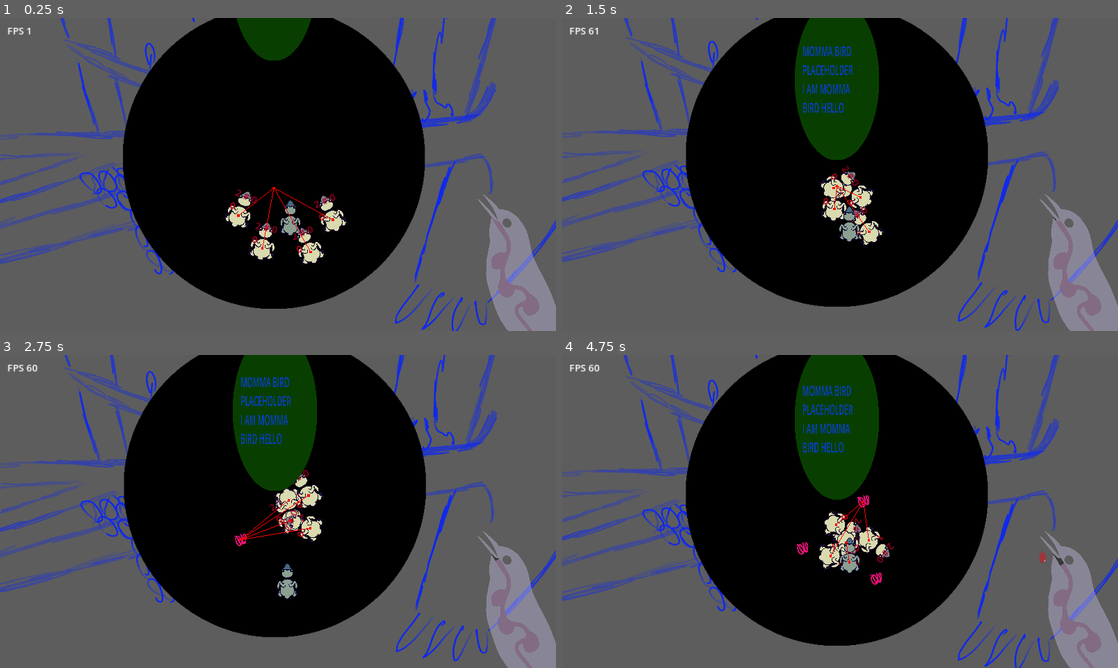
Above: before the commit, frames 1-4 (two rows, left to right).
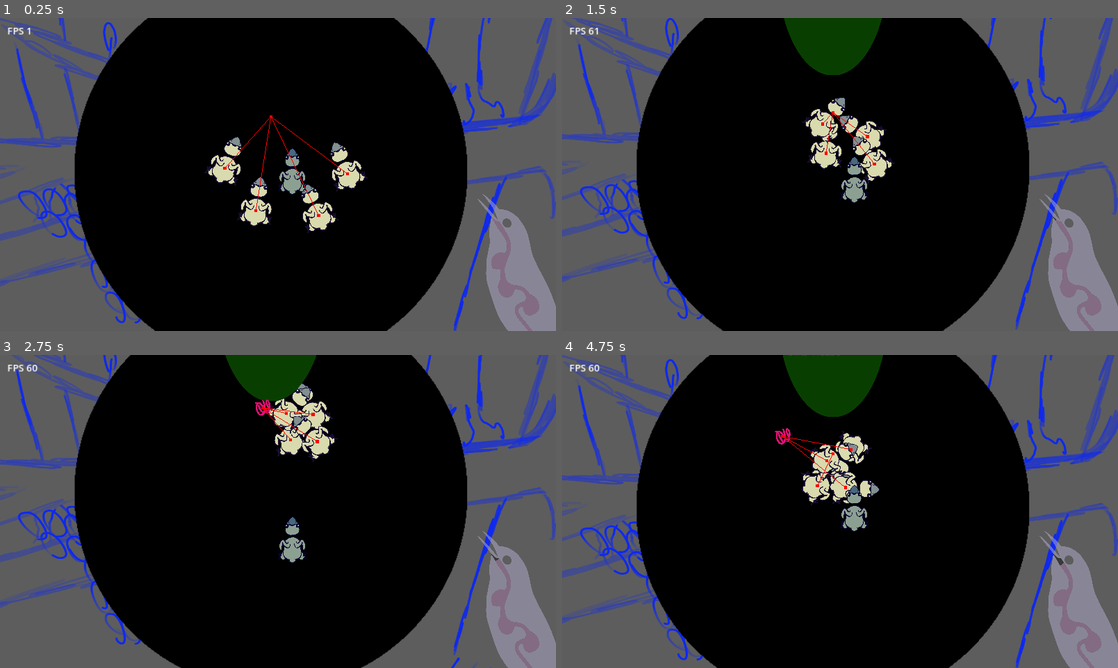
Above: after the commit, the same moments.

Repository: WilliamAalund/Brood-Feud
Game: Godot game, scene res://Levels/Main Level.tscn
Two runs of this game, one before a commit and one after it. Both use one fixed random seed, a clock stepped at 60 frames per second and the inputs below. The engine's default icon, where the game draws it, is replaced by a stand-in: a white triangle on a blue panel in a dark square.
Inputs (mouse positions are in pixels of both pictures, inside the frame that each line leads up to):
- Up to frame 1 (0.25 s): no input
- Up to frame 2 (1.5 s): move the mouse to (962, 158) at 0.52 s; hold D (right) 0.53-1.28 s; hold Space (interact) 0.53-1.28 s; move the mouse to (728, 190) at 1.27 s; hold S (down) from 1.28 s (still down); tap E (secondaryinteract) at 1.35 s
- Up to frame 3 (2.75 s): move the mouse to (333, 442) at 2.02 s; release S (down) at 2.03 s; hold D (right) from 2.03 s (still down); hold Space (interact) from 2.03 s (still down)
- Up to frame 4 (4.75 s): move the mouse to (812, 574) at 2.77 s; release D (right) at 2.78 s; release Space (interact) at 2.78 s; hold W (up) 2.78-3.53 s; tap E (secondaryinteract) at 2.85, 4.35 s; move the mouse to (1006, 558) at 3.52 s; hold Space (interact) 3.53-4.28 s; hold A (left) from 3.53 s (still down); move the mouse to (673, 464) at 4.27 s

The runs differ from the first frame. In frame 1, 35% of the frame differs, in the area x 0-100%, y 0-100%; in frame 2, 36%; in frame 3, 35%; in frame 4, 36%.

Commit message:
Camera changes, growth changes
- Camera is now closer to the nest
- Growth animation is now smoother

Diff:
--- a/Levels/Main Level.gd
+++ b/Levels/Main Level.gd
@@ -1,9 +1,10 @@
 extends Node2D
 
-@export var Camera2DScale = 4
+@export var Camera2DScale = 3
 
 func _process(_delta):
-	$Camera2D.position = $manager_birds/player_bird/character_bird.global_position / Camera2DScale
+	$Camera2D.position.x = $manager_birds/player_bird/character_bird.global_position.x / Camera2DScale
+	$Camera2D.position.y = $manager_birds/player_bird/character_bird.global_position.y / Camera2DScale
 	$CanvasLayer/ui_hud/hud_bird/stomach_bar.actualValue = $manager_birds/player_bird.satiation
 	$CanvasLayer/ui_hud/hud_bird/"Sunlight Symbol".modulate.a = .5 * int($manager_birds/player_bird.inSunlight)
 	$CanvasLayer/ui_hud/hud_bird/bleeding_symbol.modulate.a = .5 * int(bool($manager_birds/player_bird.damage))
--- a/Levels/Main Level.tscn
+++ b/Levels/Main Level.tscn
@@ -23,16 +23,18 @@
 [node name="environment_nest" parent="." instance=ExtResource("2_1iti4")]
 
 [node name="manager_birds" parent="." instance=ExtResource("7_jxroq")]
+position = Vector2(0, -100)
 
 [node name="process_momma_bird" parent="." instance=ExtResource("5_ucfnu")]
 
 [node name="helper_food_spawner" parent="." instance=ExtResource("5_slw61")]
-position = Vector2(0, 70)
+position = Vector2(0, -70)
 
 [node name="manager_game_over" parent="." instance=ExtResource("8_khyrq")]
 position = Vector2(261, -145)
 
 [node name="Camera2D" type="Camera2D" parent="."]
+zoom = Vector2(1.3, 1.3)
 
 [node name="CanvasLayer" type="CanvasLayer" parent="."]
 
--- a/Sub Scenes/Entity_AI_Bird/AI_Bird.gd
+++ b/Sub Scenes/Entity_AI_Bird/AI_Bird.gd
@@ -16,6 +16,7 @@
 var age = 1
 var experience = 0
 var damage = 0
+var sizeExperience = 0
 
 # State variable is in the child CharacterBody2D Node
 # TODO: Implement momHome, and isStupid
@@ -54,9 +55,16 @@
 func _physics_process(delta):
 	updateTargetArraysAndClosestPositions()
 	updateDecisionBooleans()
+	if sizeExperience > 0:
+		self.scale += Vector2(LEVEL_UP_SCALE_INCREASE / 20,LEVEL_UP_SCALE_INCREASE / 20)
+		$CharacterBody2D.modulate = Color(.5 + (sizeExperience / 20),1,.5 + (sizeExperience / 20),1)
+		sizeExperience -= 1
+		if sizeExperience <= 0:
+			$CharacterBody2D.modulate = Color(1,1,1,1)
 	if stunVal > 0:
 		stunVal -= 1
 		print(stunVal)
+
 
 func eat(): # Function called to increase satiation when you eat.
 	foodInTummy += 1
@@ -85,13 +93,7 @@
 	$CharacterBody2D.push_force += LEVEL_UP_PUSH_FORCE_INCREASE
 	$CharacterBody2D.speed += LEVEL_UP_MOVE_SPEED_INCREASE
 	$CharacterBody2D.modulate = Color(.5,1,.5,1)
-	var i = 0.0
-	while i < 5:
-		$CharacterBody2D.modulate = Color(.5 + (i / 10),1,.5 + (i / 10),1)
-		self.scale += Vector2(LEVEL_UP_SCALE_INCREASE / 5,LEVEL_UP_SCALE_INCREASE / 5)
-		await get_tree().create_timer(0.1).timeout
-		i += 1
-	$CharacterBody2D.modulate = Color(1,1,1,1)
+	sizeExperience += 20
 
 func bleed(value):
 	damage += value
--- a/Sub Scenes/Entity_AI_Bird/AI_BirdCharacterBody.gd
+++ b/Sub Scenes/Entity_AI_Bird/AI_BirdCharacterBody.gd
@@ -87,7 +87,7 @@
 	if get_parent().noticedFood:
 		moveToTarget(delta, foodTarget)
 	else:
-		moveToTarget(delta, Vector2(0.0,50.0)) # Code to get the bird to crowd around momma bird
+		moveToTarget(delta, Vector2(0.0,-70)) # Code to get the bird to crowd around momma bird
 		ensureClipping(delta)
 func state3(delta): # Follows player
 	moveToTarget(delta, playerTarget)
--- a/Sub Scenes/Entity_AI_Bird/entity_ai_bird.tscn
+++ b/Sub Scenes/Entity_AI_Bird/entity_ai_bird.tscn
@@ -75,12 +75,14 @@
 offset_bottom = 21.0
 
 [node name="boolean_tag" type="Label" parent="CharacterBody2D"]
+visible = false
 modulate = Color(0.8, 0, 0.105882, 1)
 offset_left = -20.0
 offset_top = -23.0
 offset_right = 20.0
 
 [node name="Debug_AI_State" type="Label" parent="CharacterBody2D"]
+visible = false
 modulate = Color(0.619608, 0, 0.141176, 1)
 offset_left = -19.0
 offset_top = -46.0
--- a/Sub Scenes/Player_New_Player/player_bird.gd
+++ b/Sub Scenes/Player_New_Player/player_bird.gd
@@ -3,7 +3,7 @@
 const STARTING_LEVEL = 0
 const EXP_TO_LEVEL_UP = 4
 const LEVEL_UP_PUSH_FORCE_INCREASE = 400
-const LEVEL_UP_SCALE_INCREASE = 0.3
+const LEVEL_UP_SCALE_INCREASE = 0.2
 const LEVEL_UP_MOVE_SPEED_INCREASE = 10
 const LEVEL_NEEDED_TO_CHANGE_SPRITE = 6
 const LEVEL_NEEDED_TO_WIN_THE_GAME = 8
@@ -12,7 +12,8 @@
 @export var hasInfiniteFood = false
 
 var level = 1
-var exp = 0
+var experience = 0
+var sizeExperience = 0
 var satiation = 100
 var damage = 0
 var numSunlightSpotsInside = 0
@@ -24,6 +25,14 @@
 func _ready():
 	$character_bird/debugger_satiation.text = str(satiation).substr(0,5)
 
+func _physics_process(delta):
+	if sizeExperience > 0:
+		self.scale += Vector2(LEVEL_UP_SCALE_INCREASE / 20,LEVEL_UP_SCALE_INCREASE / 20)
+		$character_bird.modulate = Color(.5 + (sizeExperience / 20),1,.5 + (sizeExperience / 20),1)
+		sizeExperience -= 1
+		if sizeExperience <= 0:
+			$character_bird.modulate = Color(1,1,1,1)
+
 func eat(): # Function called to increase satiation when you eat.
 	if "foodRestore" in get_parent():
 		if satiation + get_parent().foodRestore > 100:
@@ -31,24 +40,23 @@
 		else:
 			satiation += get_parent().foodRestore
 		Input.start_joy_vibration(0, 1, 0, 0.15)
-	exp += 1
-	if exp == EXP_TO_LEVEL_UP:
+	experience += 1
+	if experience >= EXP_TO_LEVEL_UP:
 		levelUp()
 
 func levelUp():
-	level += 1
-	exp = 0
-	#self.scale += Vector2(LEVEL_UP_SCALE_INCREASE,LEVEL_UP_SCALE_INCREASE)
-	$character_bird.push_force += LEVEL_UP_PUSH_FORCE_INCREASE
+	level += 1 # Level up
+	experience = 0 # Reset experience
+	$character_bird.push_force += LEVEL_UP_PUSH_FORCE_INCREASE # Increase stats
 	$character_bird.move_speed += LEVEL_UP_MOVE_SPEED_INCREASE
 	$character_bird.modulate = Color(.5,1,.5,1)
-	var i = 0.0
-	while i < 5:
-		$character_bird.modulate = Color(.5 + (i / 10),1,.5 + (i / 10),1)
-		self.scale += Vector2(LEVEL_UP_SCALE_INCREASE / 5,LEVEL_UP_SCALE_INCREASE / 5)
-		await get_tree().create_timer(0.1).timeout
-		i += 1
-	$character_bird.modulate = Color(1,1,1,1)
+	#var i = 0.0
+	sizeExperience += 20 # Variable that indicates the player needs to grow a certain amount. The reason this is not done inside of this function is because timers become inaccurate at low timeout values, wheras _physics_process does not
+#	while i < 5:
+#		$character_bird.modulate = Color(.5 + (i / 10),1,.5 + (i / 10),1)
+#		self.scale += Vector2(LEVEL_UP_SCALE_INCREASE / 5,LEVEL_UP_SCALE_INCREASE / 5)
+#		await get_tree().create_timer(0.1).timeout
+#		i += 1
 	if level >= LEVEL_NEEDED_TO_CHANGE_SPRITE:
 		var newBird = preload("res://Visuals/Art Assets/draft_player_older_bird.png")
 		$character_bird/body_sprite.texture = newBird
--- a/Sub Scenes/Rig_Momma_Bird/rig_momma_bird.tscn
+++ b/Sub Scenes/Rig_Momma_Bird/rig_momma_bird.tscn
@@ -12,10 +12,10 @@
 script = ExtResource("1_ebopd")
 
 [node name="roost_target" type="Node2D" parent="."]
-position = Vector2(0, -125)
+position = Vector2(0, -250)
 
 [node name="fly_off_target" type="Node2D" parent="."]
-position = Vector2(0, 447)
+position = Vector2(0, 700)
 
 [node name="character_momma" type="CharacterBody2D" parent="."]
 position = Vector2(0, -500)
